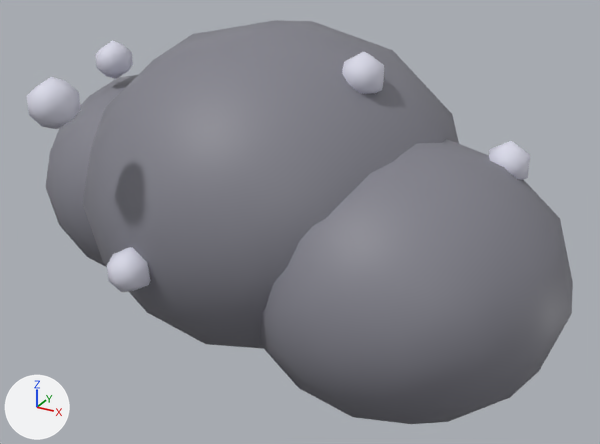
What one commit did to the FBX model pet-race-league/models/fbx/Bush.fbx.
Camera for both pictures: a camera (50 mm lens) standing at (3.33, -5.66, 3.92) and looking at (0.29, -0.13, 1.16). Lighting does not change. The marker at lower left points along +X, +Y and +Z. The first picture is the older version.

In view in the first picture: 'Bush'.
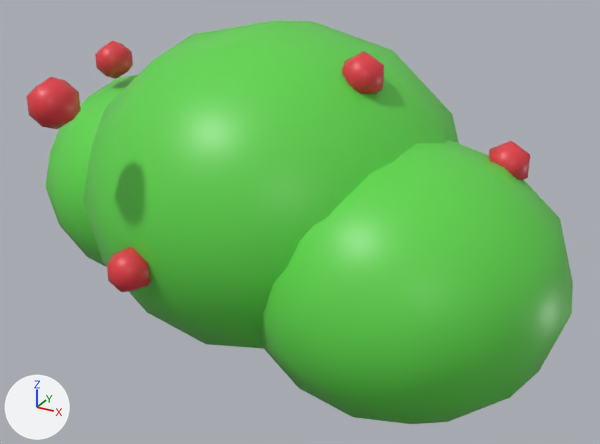
Boxes [x1, y1, x2, y2] around the edits, measured in the pictures (600 x 444 px):
part 1 of me_bush, surface changed (grey to green)
    both: [26, 20, 573, 424]

What the commit changed:
me_bush has 398 vertices, 456 faces and spans x -2.6..2.55, y -2.0..1.6, z -0.06..2.76.
me_bush is used by ob_bush; location (0.0, 0.0, 0.0).
me_bush part 1: 456 kept faces spanning x -2.6..2.55, y -2.0..1.6, z -0.06..2.76 get new texture (UV) coordinates.
